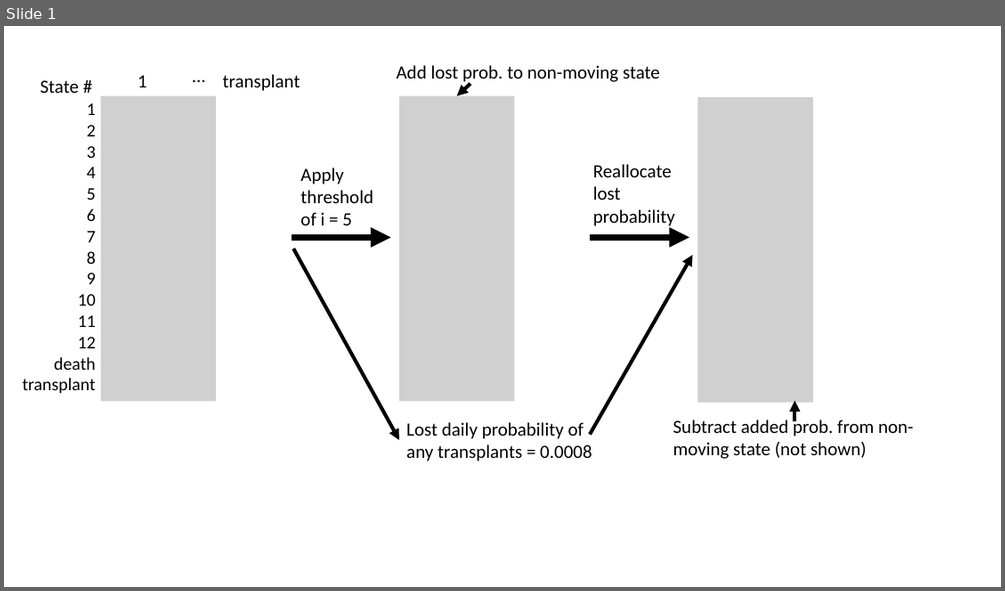
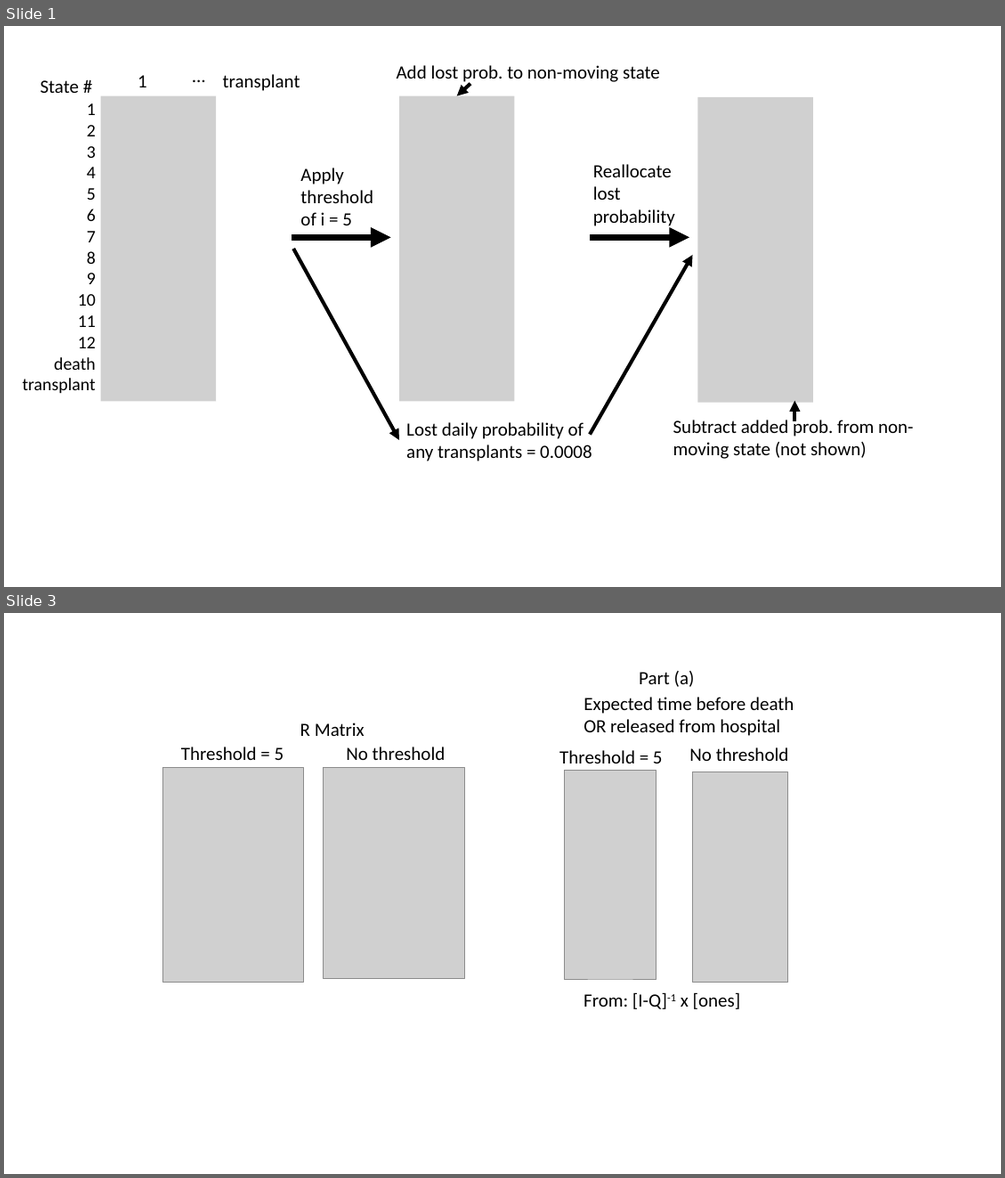
Before and after one commit to owenneuber/MSCI431_code, a slide deck: project_graphics.pptx. Shown one above the other, each under a label of ours: slide 1 before the commit, slides 1 and 3 after it; the slides between them are not shown. The pictures are 1005x591 and 1005x1178 pixels, drawn with LibreOffice and Linux fonts; fonts in the diff are those of the drawing; grey boxes stand for pictures. Boxes give left, top, right and bottom in pixels: in the first picture for what was removed or moved away, otherwise in the second. Text is boxed around its words. In the diff, an @@ line names an element or a change of style, - is before the commit and + after.

```diff
--- a/project_graphics.pptx
+++ b/project_graphics.pptx
@@ slide 3 added at <box>4,613,1001,1174</box>, background #FFFFFF @@
@@ text added at <box>639,671,695,687</box>, 18 pt, text #000000 @@
+Part (a)
@@ text added at <box>583,697,793,736</box>, 18 pt, text #000000 @@
+Expected time before death OR released from hospital
@@ text added at <box>300,722,364,736</box>, 18 pt, text #000000 @@
+R Matrix
@@ picture added at <box>163,768,304,981</box> @@
@@ text added at <box>181,747,284,760</box>, 18 pt, text #000000 @@
+Threshold = 5
@@ picture added at <box>324,768,465,978</box> @@
@@ text added at <box>346,747,445,760</box>, 18 pt, text #000000 @@
+No threshold
@@ text added at <box>559,750,663,763</box>, 18 pt, text #000000 @@
+Threshold = 5
@@ picture added at <box>565,770,657,979</box> @@
@@ text added at <box>689,747,789,761</box>, 18 pt, text #000000 @@
+No threshold
@@ picture added at <box>693,772,788,982</box> @@
@@ text added at <box>583,992,741,1009</box>, 18 pt, text #000000 @@
+From: [I-Q]-1 x [ones]
```
Also in this commit, not shown: 2 other slides added, 1 other file.
